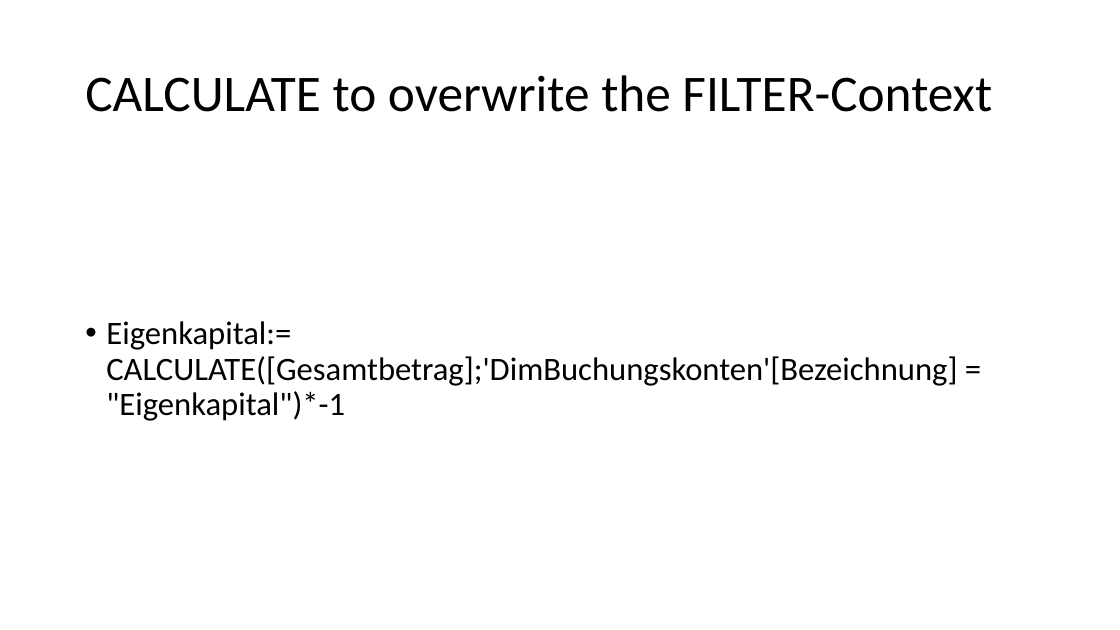
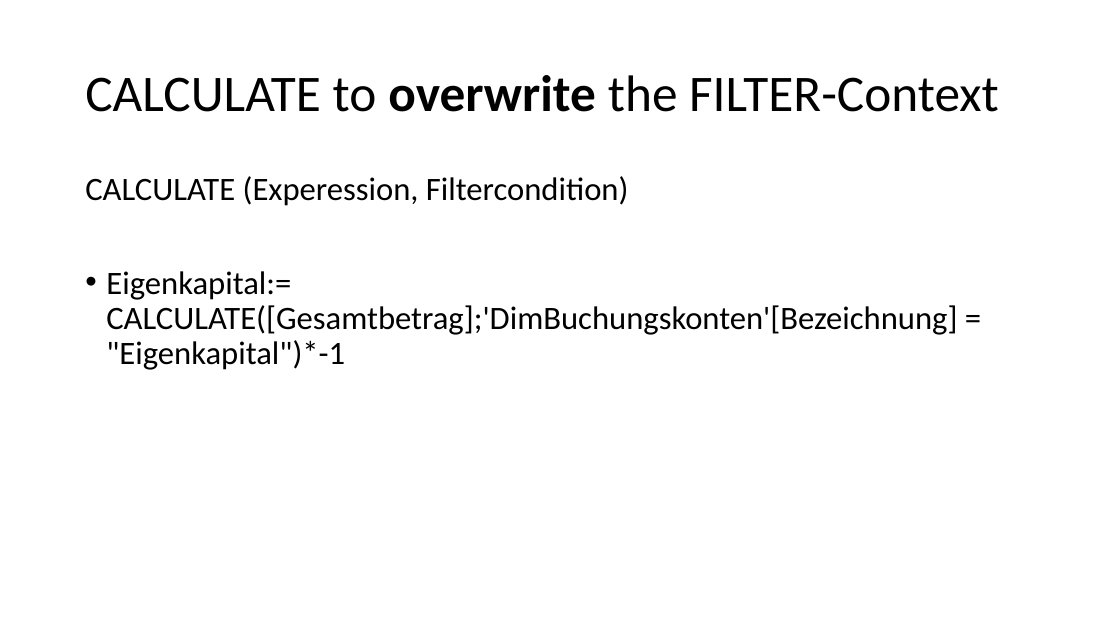
Before and after one commit to LukasSteindl/tabularmodelforfinance, a slide deck: slide 38 of Slides.pptx. Drawn at 1120x630 pixels with LibreOffice and Linux fonts; fonts in the diff are those of the drawing. Boxes give left, top, right and bottom in pixels: in the first picture for what was removed or moved away, otherwise in the second. Text is boxed around its words. In the diff, an @@ line names an element or a change of style, - is before the commit and + after.

```diff
--- a/Slides.pptx
+++ b/Slides.pptx
@@ title "CALCULATE to overwrite the FILTER-Context" at [85,75,999,112]: bold on in "overwrite" @@
@@ text at [85,176,629,206]: paragraph added @@
+CALCULATE (Experession, Filtercondition)
```
Also in this commit, not shown: 1 other slide changed, 2 slides added, 1 other file.
